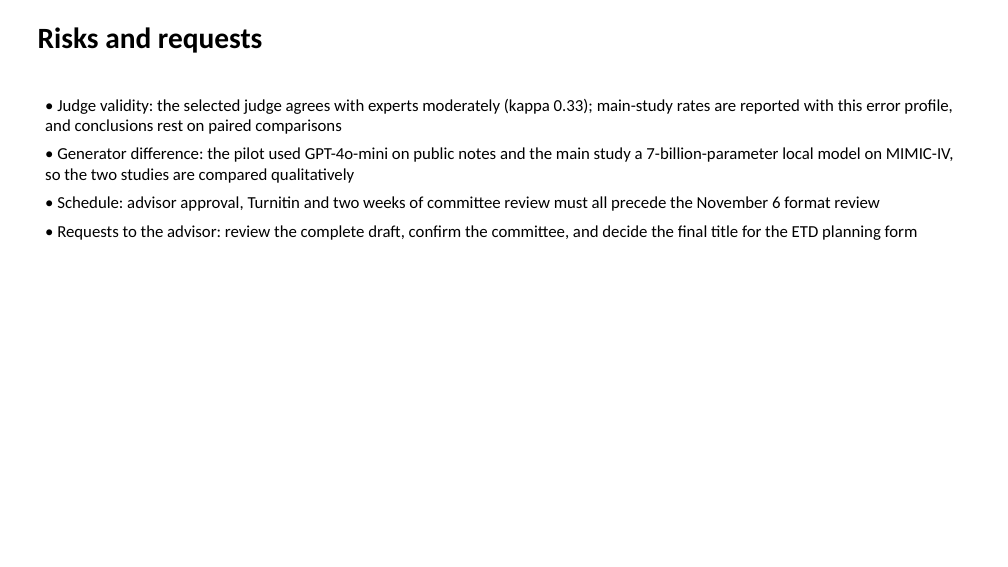
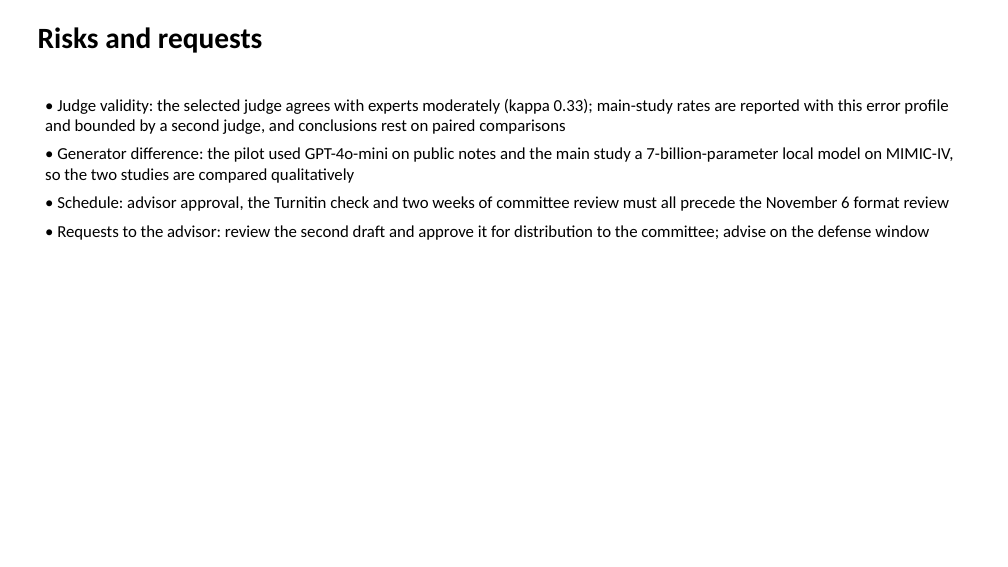
Before and after one commit to slay-a/medical-hallucination-eval, a slide deck: slide 20 of deliverables/Progress_Slides_Fall2026.pptx (slide 18 before the commit). Drawn at 1008x567 pixels with LibreOffice and Linux fonts; fonts in the diff are those of the drawing. Boxes give left, top, right and bottom in pixels: in the first picture for what was removed or moved away, otherwise in the second. Text is boxed around its words. In the diff, an @@ line names an element or a change of style, - is before the commit and + after.

Commit message:
Second thesis draft: committee on the signature page, consistency pass, corrected ablation statistics
- Signature page lists the committee (Ebrahimi, McIlhenny, Wang as chair)
- Chapters 1 to 4 brought in line with the main study; Chapter 4 numbering gap fixed
- Retrieval ablations reported with Holm-adjusted p-values; pilot Holm family described correctly
- Paired tests under the second judge; hypotheses answered across both studies in Chapter 8
- Section 8.4 and Table 8.1 rewritten for both studies; literature review extended
- Table renderer sizes columns so header words are never split
- Second progress report slides

```diff
--- a/deliverables/Progress_Slides_Fall2026.pptx
+++ b/deliverables/Progress_Slides_Fall2026.pptx
@@ text at <box>45,99,948,134</box>: text changed @@
-• Judge validity: the selected judge agrees with experts moderately (kappa 0.33); main-study rates are reported with this error profile, and conclusions rest on paired comparisons
+• Judge validity: the selected judge agrees with experts moderately (kappa 0.33); main-study rates are reported with this error profile and bounded by a second judge, and conclusions rest on paired comparisons
@@ text at <box>57,196,950,240</box>: text changed @@
-• Schedule: advisor approval, Turnitin and two weeks of committee review must all precede the November 6 format review
-• Requests to the advisor: review the complete draft, confirm the committee, and decide the final title for the ETD planning form
+• Schedule: advisor approval, the Turnitin check and two weeks of committee review must all precede the November 6 format review
+• Requests to the advisor: review the second draft and approve it for distribution to the committee; advise on the defense window
```
Also in this commit, not shown: 6 other slides changed, 2 slides added, 17 other files.
